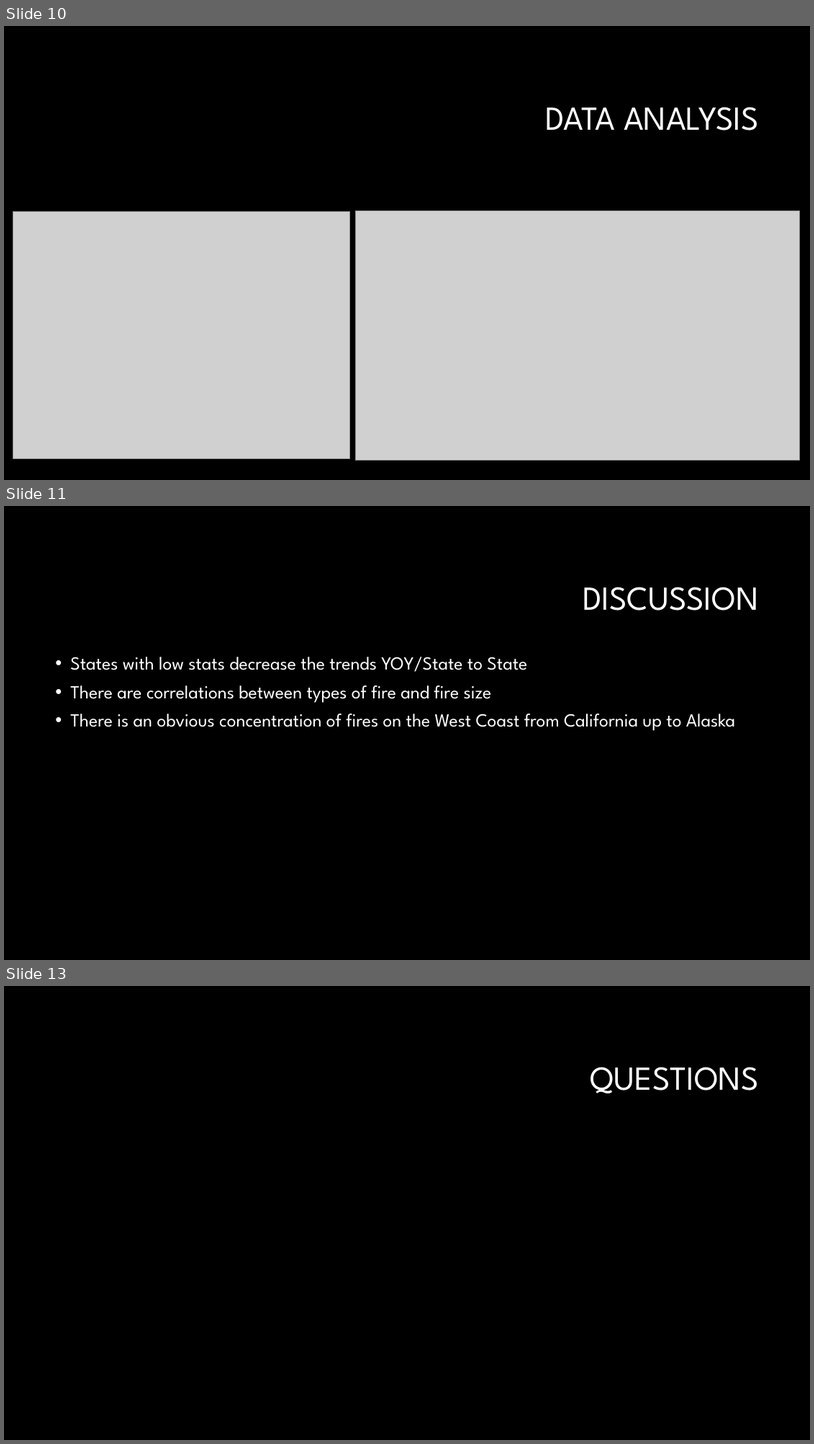
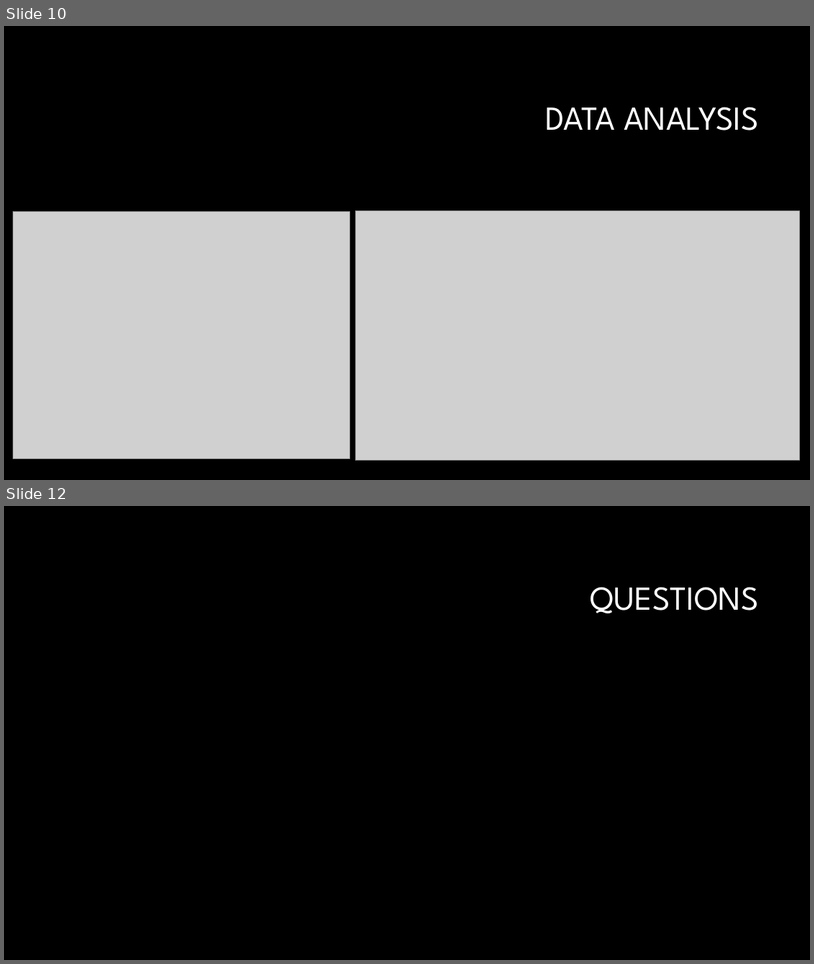
Before and after one commit to nvhabib91/project1, a slide deck: Presentation - Project 1.pptx. Shown one above the other, each under a label of ours: slides 10, 11 and 13 before the commit, slides 10 and 12 after it; the slides between them are not shown. The pictures are 814x1444 and 814x964 pixels, drawn with LibreOffice and Linux fonts; fonts in the diff are those of the drawing; grey boxes stand for pictures; background and template pictures are left out. Boxes give left, top, right and bottom in pixels: in the first picture for what was removed or moved away, otherwise in the second. Text is boxed around its words. In the diff, an @@ line names an element or a change of style, - is before the commit and + after.

```diff
--- a/Presentation - Project 1.pptx
+++ b/Presentation - Project 1.pptx
@@ slide 11 removed at (x1=4, y1=506, x2=810, y2=960), background #000000 @@
@@ title removed at (x1=583, y1=587, x2=759, y2=610) @@
-DISCUSSION
@@ text removed at (x1=70, y1=656, x2=736, y2=731) @@
-• States with low stats decrease the trends YOY/State to State
-• There are correlations between types of fire and fire size
-• There is an obvious concentration of fires on the West Coast from California up to Alaska
@@ what was slide 13 is now slide 12 @@
```
Also in this commit, not shown: 8 slides changed.
